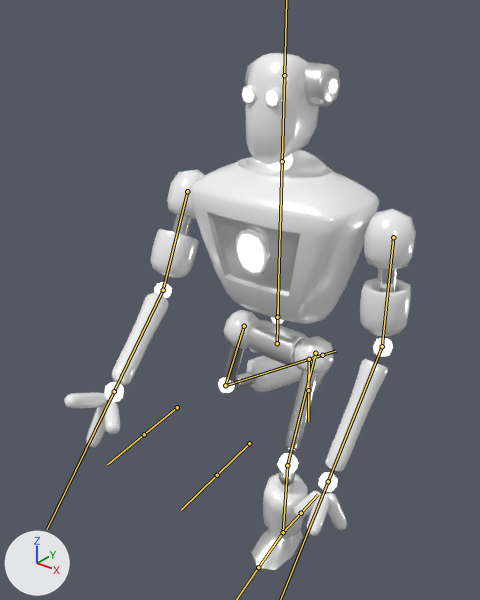
The FBX model GameOff_2021_project/Assets/Game_assets/Models/Characters/Player/player 3.0.fbx: old version first, new version second.
Rendered twice from a camera (50 mm lens) standing at (5.76, -8.23, 9.37) and looking at (-0.43, -0.49, 4.57). The lights are fixed; the arrows at lower left show +X, +Y and +Z. Both versions are drawn at frame 1 of the action 'Armature.001|FallAnimation'; the numbers are the values there. The bones that bend it are drawn over the model as lines.

Objects in the first picture: 'Robot.001'.
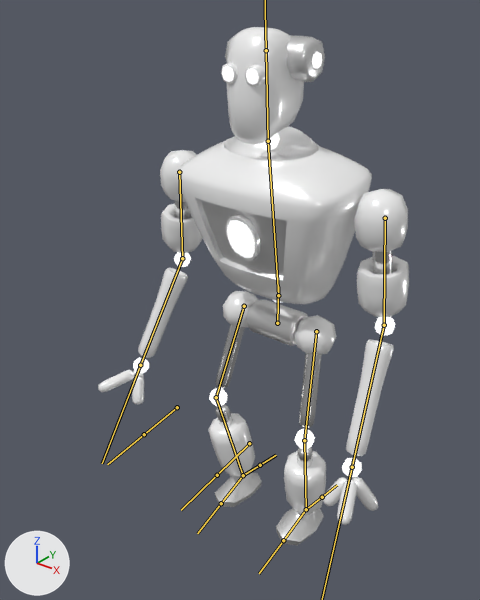
The edits, one by one:
Bone 'Pelvis' (bone_pelvis) moves from (0.0, -0.55, 0.0) to (0.0, -0.15, 0.0).
Bone 'Spine' (bone_spine) turns from (0, 2, 0) to (8, 0, 0) degrees about its own x, y and z.
Bone 'Head' (bone_head) turns from (0, -2, 0) to (-4, 0, 0) degrees about its own x, y and z.
Bone 'UpperArm.L' (bone_upperarm_l) turns from (2, 2, -87) to (0, 0, -87) degrees about its own x, y and z.
Bone 'LowerArm.L' (bone_lowerarm_l) turns from (31, 2, -5) to (31, -2, 0) degrees about its own x, y and z.
Bone 'UpperArm.R' (bone_upperarm_r) turns from (28, -7, 88) to (0, 0, 80) degrees about its own x, y and z.
Bone 'LowerArm.R' (bone_lowerarm_r) turns from (41, -9, 12) to (31, 5, 1) degrees about its own x, y and z.
Bone 'UpperLeg.L' (bone_upperleg_l) turns from (38, -4, 9) to (14, -1, 5) degrees about its own x, y and z.
Bone 'LowerLeg.L' (bone_lowerleg_l) turns from (-49, -8, -17) to (-26, -2, -10) degrees about its own x, y and z.
Bone 'Foot.L' (bone_foot_l) turns from (2, 0, 0) to (15, 0, 0) degrees about its own x, y and z.
Bone 'UpperLeg.R' (bone_upperleg_r) turns from (-12, -13, -19) to (13, 1, -8) degrees about its own x, y and z.
Bone 'LowerLeg.R' (bone_lowerleg_r) turns from (-68, 23, 34) to (-24, 3, 14) degrees about its own x, y and z.
Bone 'Foot.R' (bone_foot_r) turns from (21, 0, 0) to (15, 0, 0) degrees about its own x, y and z.

Where the change shows, as pixel boxes [x1, y1, x2, y2] in the pictures (480 x 600 px):
'Robot.001', posed (12% narrower)
    before: [64, 53, 416, 573]
    after: [98, 27, 409, 546]
bone 'Pelvis', root to tip
    before: (277, 343) to (278, 308)
    after: (277, 323) to (278, 286)
bone 'Spine', root to tip
    before: (277, 317) to (282, 161)
    after: (278, 295) to (268, 141)
bone 'Head', root to tip
    before: (282, 161) to (284, 75)
    after: (268, 141) to (266, 50)
bone 'UpperArm.L', root to tip
    before: (393, 237) to (382, 346)
    after: (385, 218) to (384, 325)
bone 'LowerArm.L', root to tip
    before: (382, 346) to (328, 481)
    after: (384, 325) to (352, 467)
bone 'UpperArm.R', root to tip
    before: (187, 191) to (163, 290)
    after: (179, 172) to (182, 258)
bone 'LowerArm.R', root to tip
    before: (163, 290) to (114, 391)
    after: (182, 258) to (140, 365)
bone 'UpperLeg.L', root to tip
    before: (315, 353) to (287, 465)
    after: (316, 331) to (304, 440)
bone 'LowerLeg.L', root to tip
    before: (287, 465) to (283, 532)
    after: (304, 440) to (306, 509)
bone 'Foot.L', root to tip
    before: (283, 532) to (258, 567)
    after: (306, 509) to (283, 540)
bone 'UpperLeg.R', root to tip
    before: (244, 326) to (225, 385)
    after: (244, 306) to (216, 397)
bone 'LowerLeg.R', root to tip
    before: (225, 385) to (309, 359)
    after: (216, 397) to (243, 475)
bone 'Foot.R', root to tip
    before: (309, 359) to (308, 390)
    after: (243, 475) to (221, 503)
